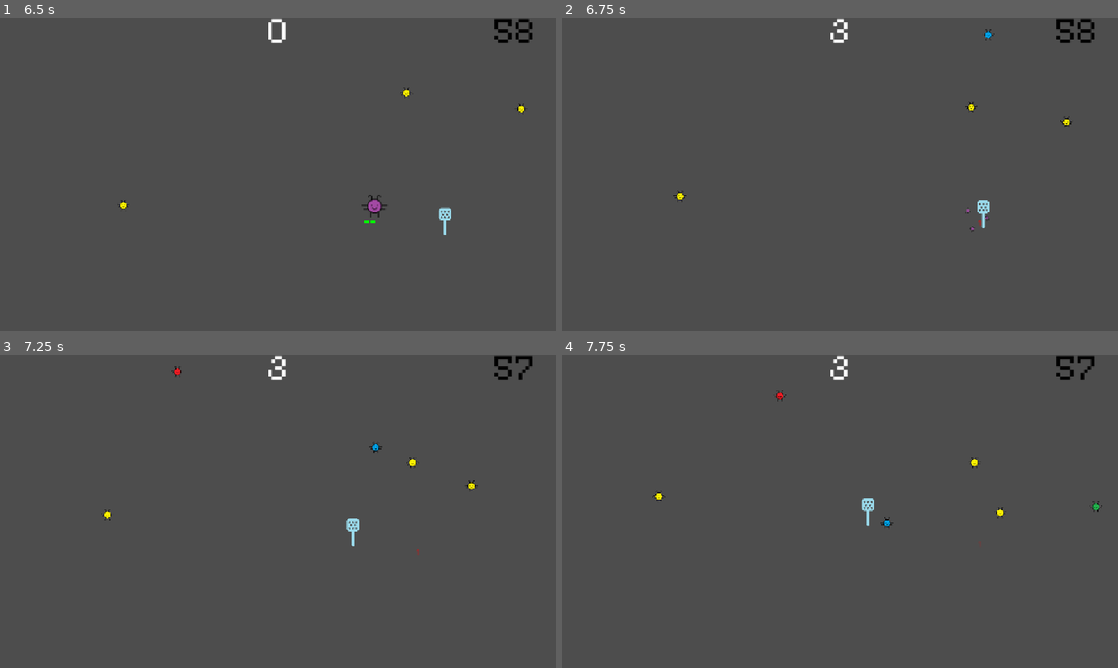
Above: before the commit, frames 1-4 (two rows, left to right).
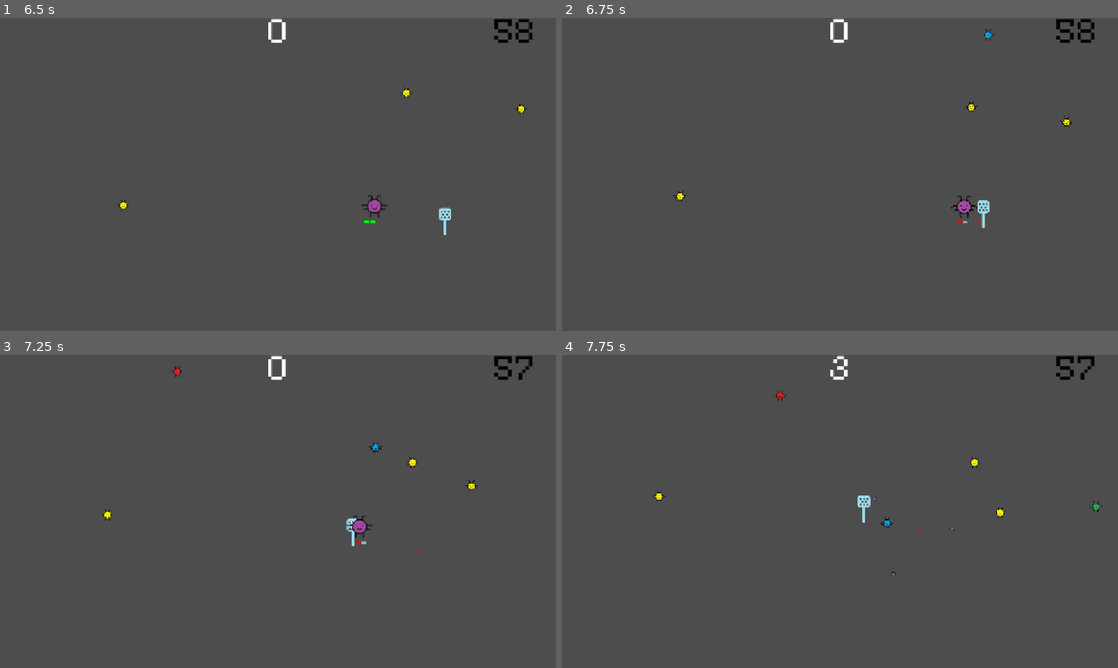
Above: after the commit, the same moments.

Repository: Evenwood/godotgamejame84
Game: Godot game, scene res://gui/title.tscn
Two runs of this game, one before a commit and one after it. Both use one fixed random seed, a clock stepped at 60 frames per second and the inputs below.
Inputs (mouse positions are in pixels of both pictures, inside the frame that each line leads up to):
- Up to frame 1 (6.5 s): click "Start" at 0.5 s; click "Skip" at 1.25 s; click "Start" at 2 s; tap Enter at 2.75, 4.25 s; move the mouse to (400, 158) at 2.77 s; click (400, 158) at 2.85 s; tap Space at 3.5 s; move the mouse to (166, 190) at 3.52 s; right-click (166, 190) at 3.6 s; click (166, 190) at 3.8 s; move the mouse to (333, 105) at 4.27 s; click (333, 105) at 4.35 s; move the mouse to (250, 237) at 5.02 s; click (250, 237) at 5.1 s; move the mouse to (444, 221) at 5.77 s; right-click (444, 221) at 5.85 s; click (444, 221) at 6.05 s
- Up to frame 2 (6.75 s): move the mouse to (673, 127) at 6.52 s; click (673, 127) at 6.6 s
- Up to frame 3 (7.25 s): no input
- Up to frame 4 (7.75 s): move the mouse to (867, 511) at 7.27 s; click (867, 511) at 7.35 s

Frame 1 is identical in both runs. In frame 2, 0.2% of the frame differs, in the area x 48-77%, y 0-69%; in frame 3, 0.2%; in frame 4, 0.2%.

Commit message:
Fixed double swatting

Diff:
--- a/gamejam84/critter/critter.gd
+++ b/gamejam84/critter/critter.gd
@@ -141,6 +141,7 @@
 
 	Core.successful_swats += 1
 
+	print("Was Swatted")
 	print("Damage Dealt: " + str(damage))
 	HP -= damage
 
--- a/gamejam84/main.gd
+++ b/gamejam84/main.gd
@@ -227,9 +227,11 @@
 	if(is_critical_hit):
 		damage *= (2 + (Core.luck_increase) / 3)
 
-	if (critter.get_swatted(damage) && is_critical_hit):
+	print("Swat")
+	var alive: bool = critter.get_swatted(damage)
+	if (alive && is_critical_hit):
 		_show_floating_value(damage, critter.global_position, Color.YELLOW)
-	elif critter.get_swatted(damage):
+	elif alive:
 		_show_floating_value(damage, critter.global_position, Color.RED)
 
 	if critter.HP <= 0:
